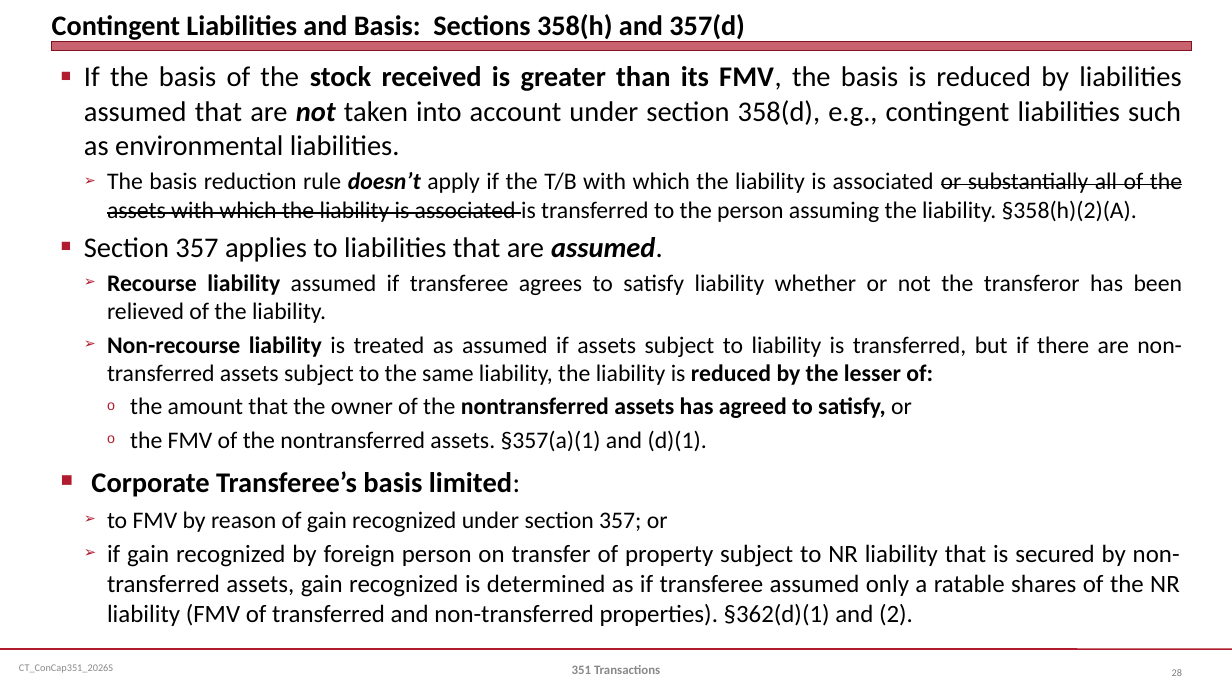
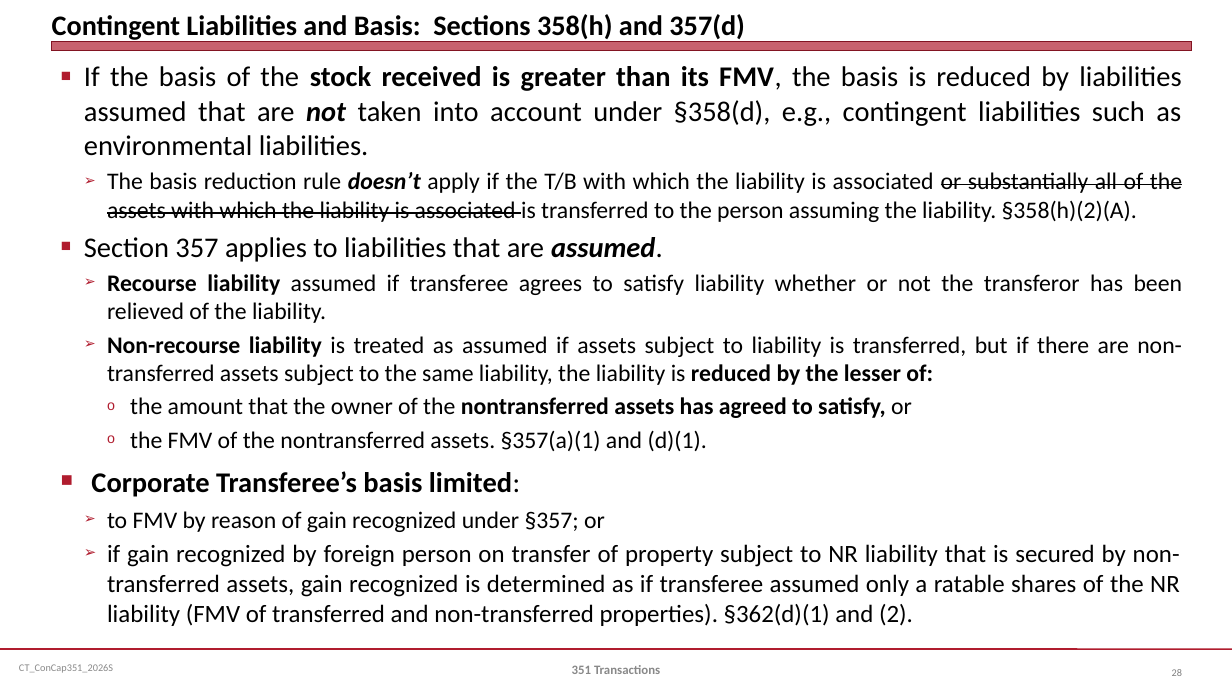
Before and after one commit to jmc877/Corporate-Tax, a slide deck: slide 28 of slides/CT_ConCap351_2026S.pptx. Drawn at 1232x693 pixels with LibreOffice and Linux fonts; fonts in the diff are those of the drawing. Boxes give left, top, right and bottom in pixels: in the first picture for what was removed or moved away, otherwise in the second. Text is boxed around its words. In the diff, an @@ line names an element or a change of style, - is before the commit and + after.

```diff
--- a/slides/CT_ConCap351_2026S.pptx
+++ b/slides/CT_ConCap351_2026S.pptx
@@ text at [84, 66, 1181, 156]: text changed @@
-■ If the basis of the stock received is greater than its FMV, the basis is reduced by liabilities assumed that are not taken into account under section 358(d), e.g., contingent liabilities such as environmental liabilities.
+■ If the basis of the stock received is greater than its FMV, the basis is reduced by liabilities assumed that are not taken into account under §358(d), e.g., contingent liabilities such as environmental liabilities.
@@ text at [107, 511, 605, 532]: text changed @@
-  ➢ to FMV by reason of gain recognized under section 357; or
+  ➢ to FMV by reason of gain recognized under §357; or
```
Also in this commit, not shown: 8 other slides changed, 3 other files.
